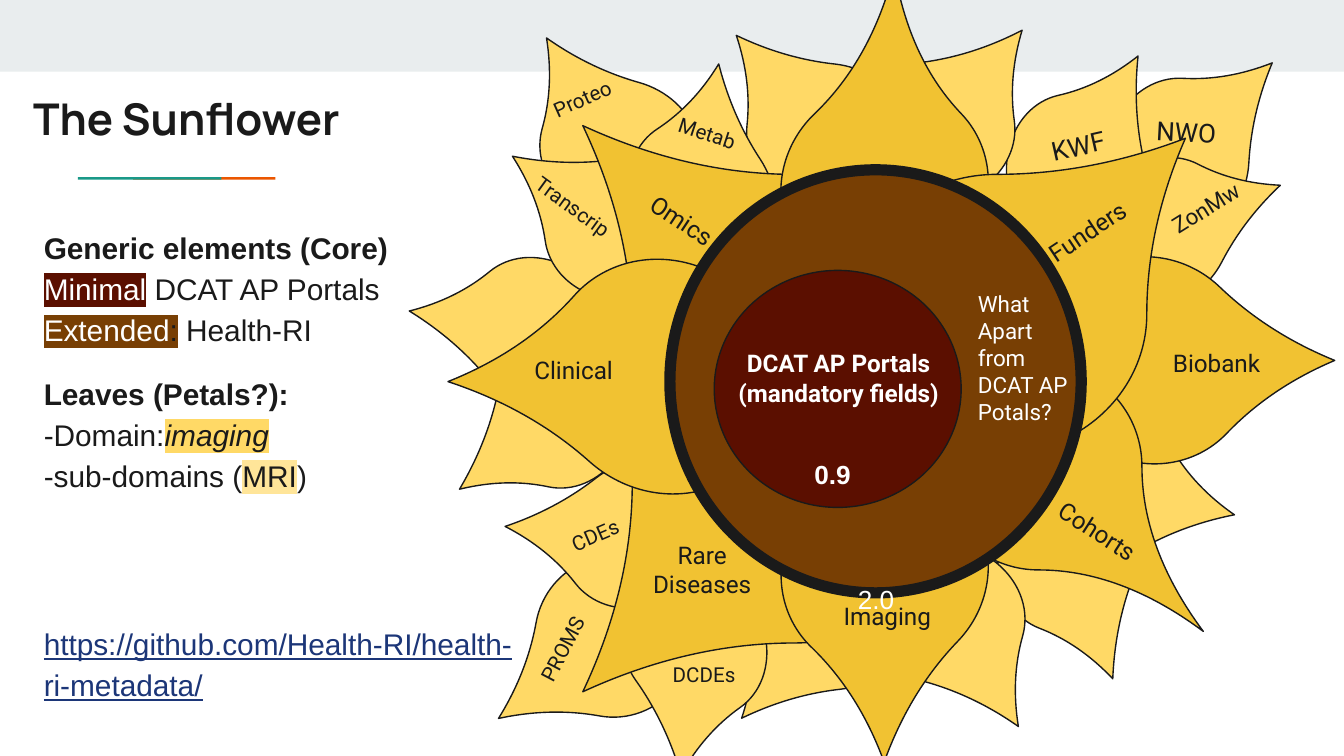
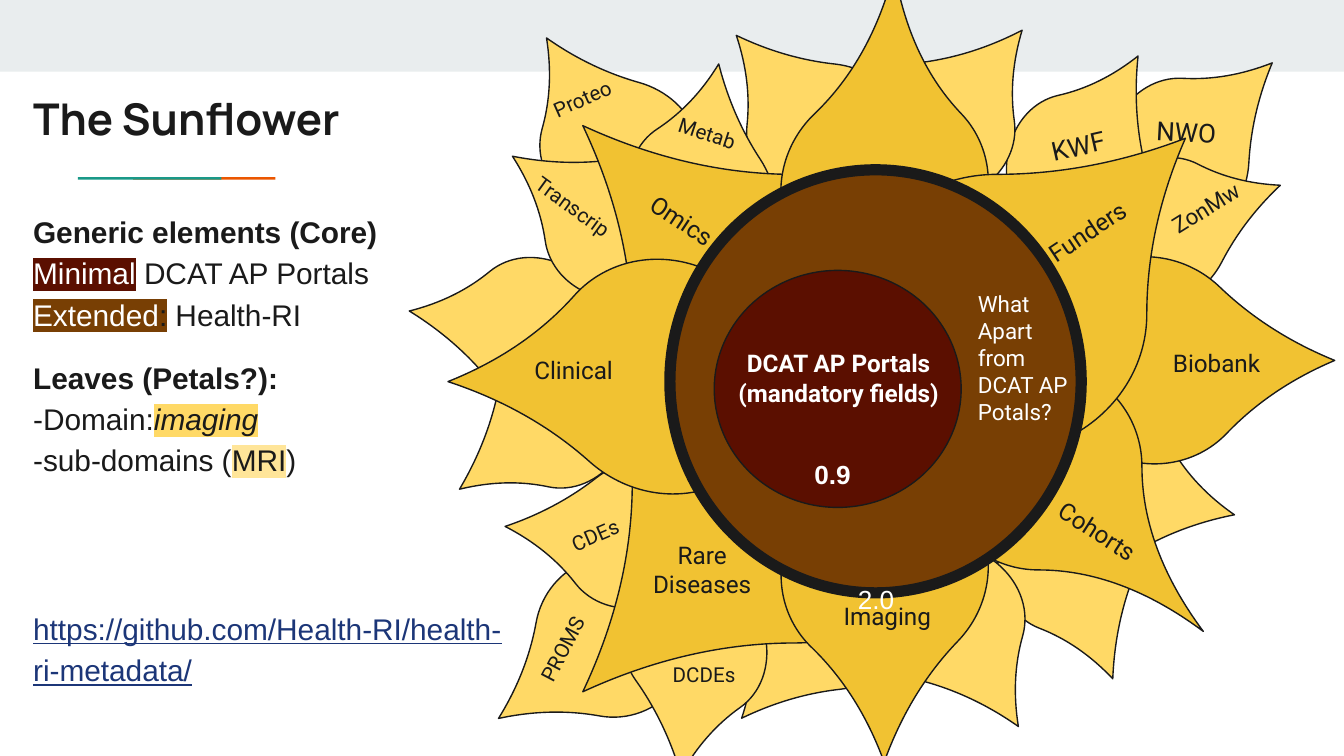
Before and after one commit to Health-RI/health-ri-metadata, a slide deck: slide 5 of Presentations/[DRAFT]HRI_Metadata_Schema_ImagingGroup_KickOff.pptx (slide 8 before the commit). Drawn at 1344x756 pixels with LibreOffice and Linux fonts; fonts in the diff are those of the drawing. Boxes give left, top, right and bottom in pixels: in the first picture for what was removed or moved away, otherwise in the second. Text is boxed around its words. In the diff, an @@ line names an element or a change of style, - is before the commit and + after.

```diff
--- a/Presentations/[DRAFT]HRI_Metadata_Schema_ImagingGroup_KickOff.pptx
+++ b/Presentations/[DRAFT]HRI_Metadata_Schema_ImagingGroup_KickOff.pptx
@@ text "Generic elements (Core) Minimal DCAT ...": place and size @@
-text "Generic elements (Core) Minimal DCAT ..." at [44,237,512,701]
+text "Generic elements (Core) Minimal DCAT ..." at [33,221,501,686]
```
Also in this commit, not shown: 10 other slides changed.
